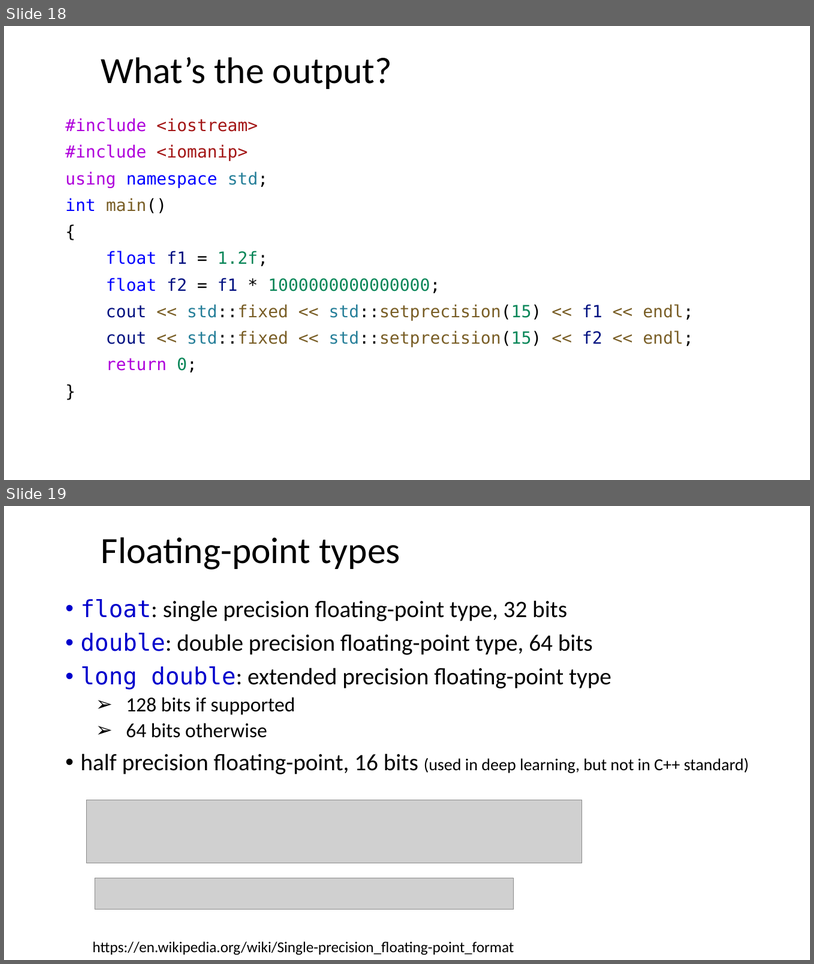
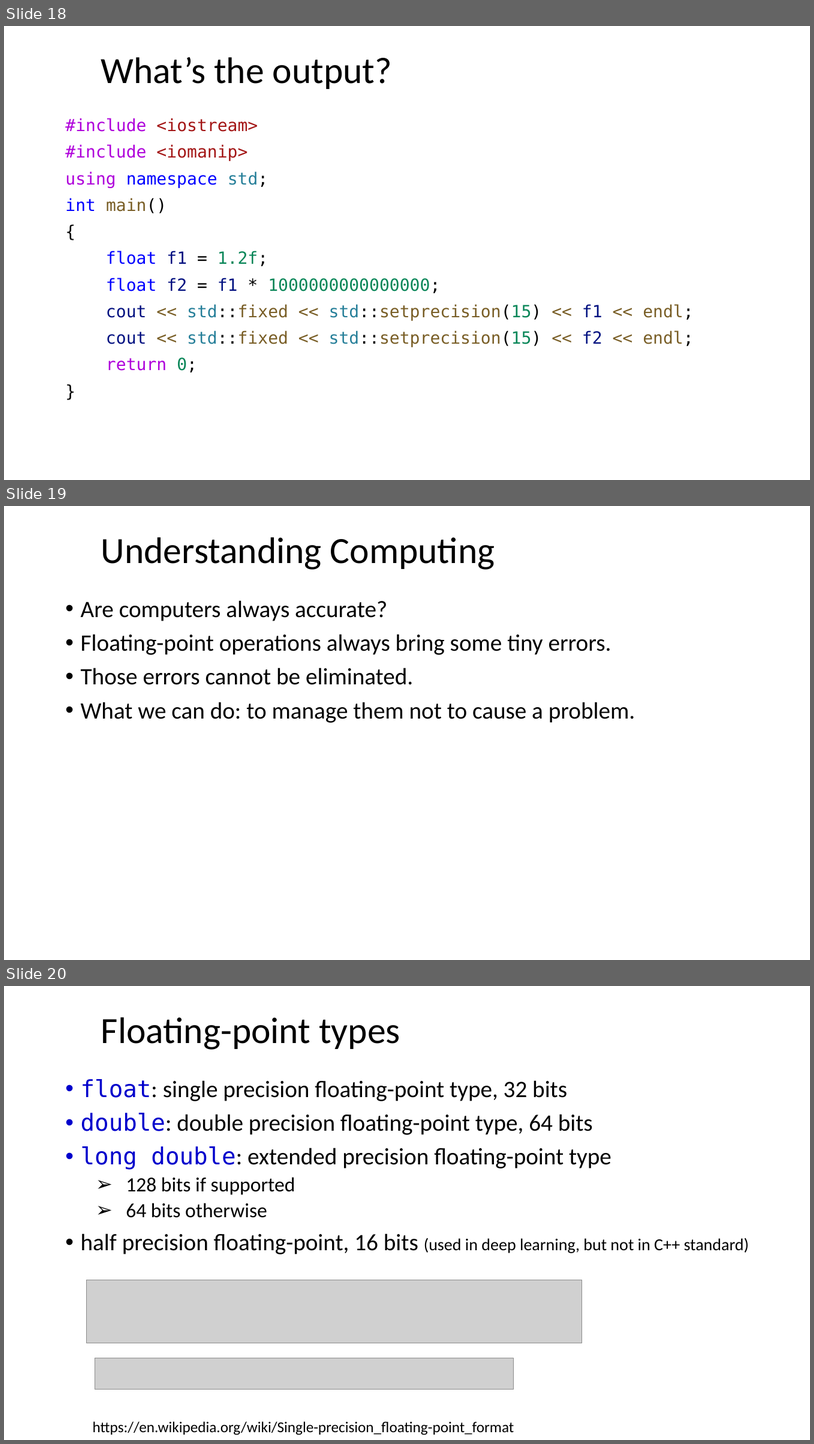
Before and after one commit to dayekuaipao/CPPLearning, a slide deck: week02/Lecture02.pptx. Shown one above the other, each under a label of ours: slides 18 and 19 before the commit, slides 18, 19 and 20 after it. The pictures are 814x964 and 814x1444 pixels, drawn with LibreOffice and Linux fonts; fonts in the diff are those of the drawing; grey boxes stand for pictures; background and template pictures are left out. Boxes give left, top, right and bottom in pixels: in the first picture for what was removed or moved away, otherwise in the second. Text is boxed around its words. In the diff, an @@ line names an element or a change of style, - is before the commit and + after.

Commit message:
floating-point part update

```diff
--- a/week02/Lecture02.pptx
+++ b/week02/Lecture02.pptx
@@ slide 19 added at (4, 506, 810, 960), background #FFFFFF @@
@@ title added at (101, 537, 495, 570), 44 pt, text #000000 @@
+Understanding Computing
@@ text added at (81, 600, 635, 723), 28 pt, text #000000 @@
+• Are computers always accurate?
+• Floating-point operations always bring some tiny errors.
+• Those errors cannot be eliminated.
+• What we can do: to manage them not to cause a problem.
@@ what was slide 19 is now slide 20 @@
```
Also in this commit, not shown: 3 other files.
